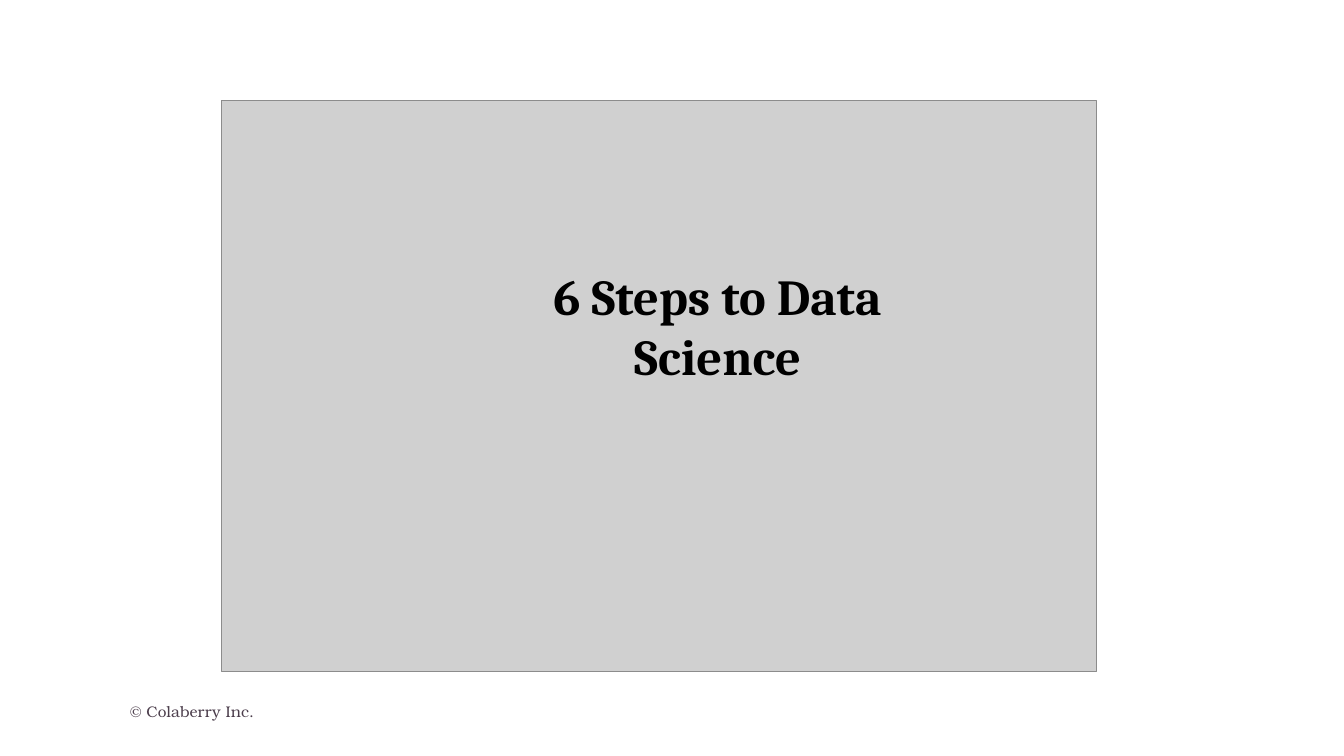
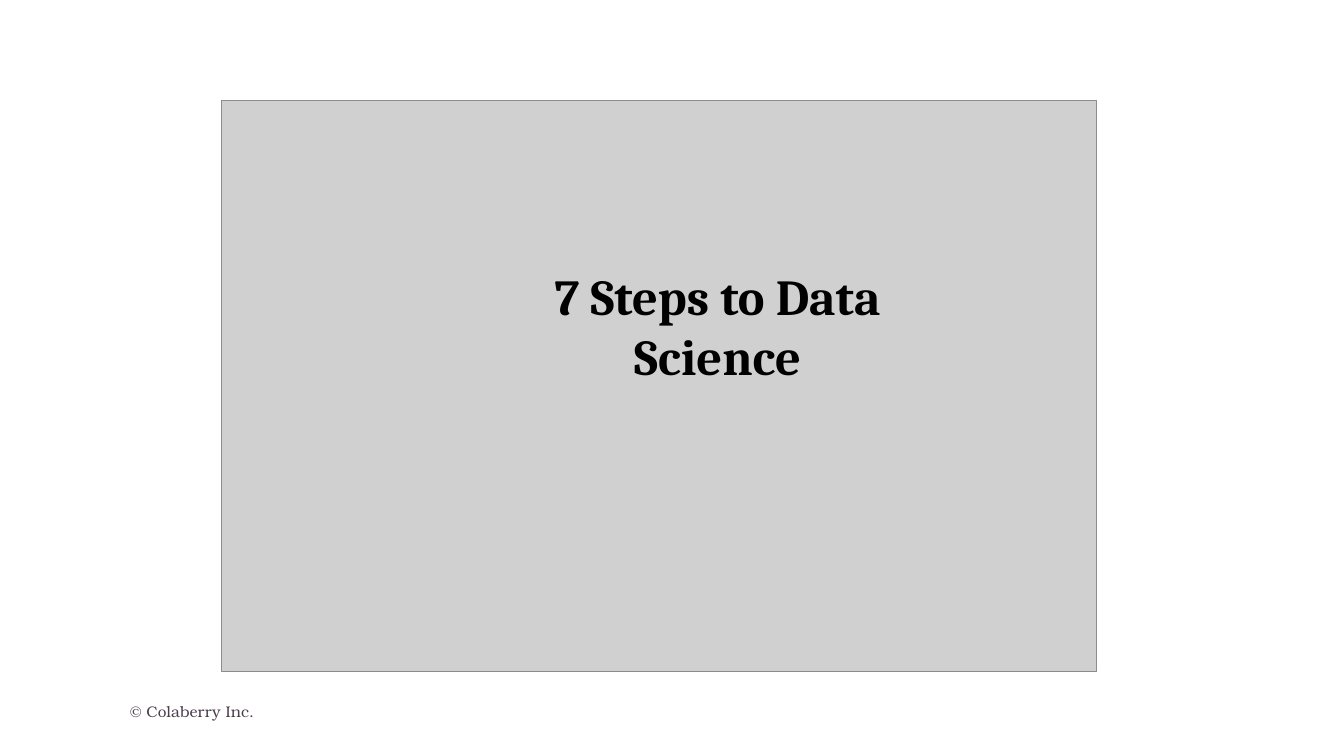
Before and after one commit to colaberry/DSin100days, a slide deck: slide 16 of content/01-The_Process_of_Data_Science/02-How_to_do_Data_Science/01-How_to_do_DS.pptx (slide 11 before the commit). Drawn at 1344x756 pixels with LibreOffice and Linux fonts; fonts in the diff are those of the drawing; grey boxes stand for pictures; background and template pictures are left out. Boxes give left, top, right and bottom in pixels: in the first picture for what was removed or moved away, otherwise in the second. Text is boxed around its words. In the diff, an @@ line names an element or a change of style, - is before the commit and + after.

Commit message:
Updated ppt

```diff
--- a/content/01-The_Process_of_Data_Science/02-How_to_do_Data_Science/01-How_to_do_DS.pptx
+++ b/content/01-The_Process_of_Data_Science/02-How_to_do_Data_Science/01-How_to_do_DS.pptx
@@ text at [555, 281, 881, 376]: text changed @@
-6 Steps to Data Science
+7 Steps to Data Science
```
Also in this commit, not shown: 14 other slides changed, 9 slides added, 2 slides removed.
